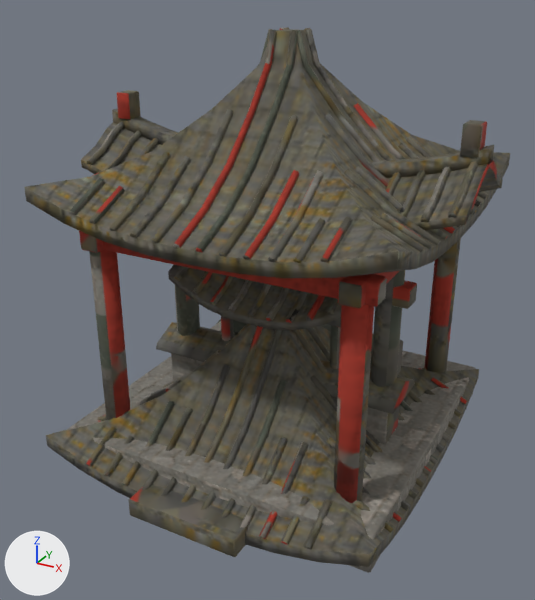
What one commit did to the glTF model public/models/kits/WoodlandTemple.gltf.
One viewpoint serves both versions: a 50 mm camera at (5.93, -11.28, 8.51) aimed at (-0.04, -0.41, 3.08). The lights are fixed; the arrows at lower left show +X, +Y and +Z. The picture after the commit comes second. Where no turn or scale is listed for an object, it has been applied to the vertices. Vertices at exactly the same position are counted once.

The first picture shows 'bellFrame', 'gate', 'pagodaRoof', 'pavilion', 'wall' and 1 more.
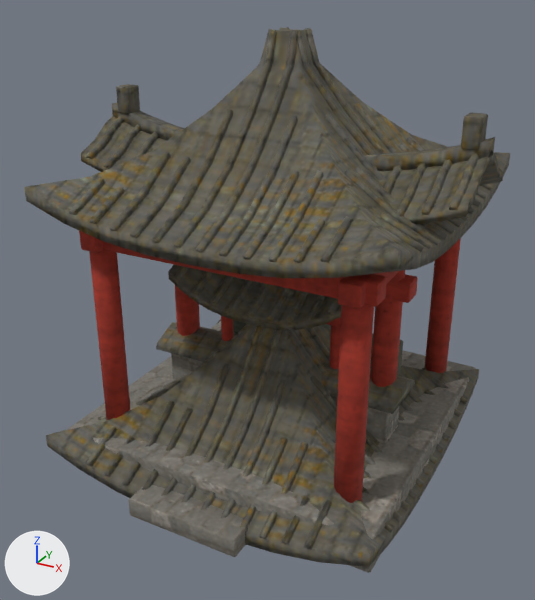
Edits to the bpy script that builds the scene:
```text
Change me_gate:
    used by ob_gate; location = (0.0, 0.0, 3.25)
    remove me_gate.from_pydata(...)  # 1084 vertices, 2052 faces; spans x -3.54..3.54, y -1.15..1.15, z -3.25..3.25
    add me_gate.from_pydata(...)  # 1084 vertices, 2052 faces; spans x -3.54..3.54, y -1.15..1.15, z -3.31..3.31
    me_gate part 1: the loose piece of 26 vertices spanning x -2.36..-1.89, y -0.24..0.24, z -2.6..1.41 is scaled about its middle by (1, 1, 1.03)
    me_gate part 2: the loose piece of 26 vertices spanning x 1.89..2.36, y -0.24..0.24, z -2.6..1.41 is scaled about its middle by (1, 1, 1.03)
    me_gate part 3: the loose piece of 182 vertices spanning x -3.54..3.54, y -1.12..1.12, z 1.49..2.75 is moved by (0.0, 0.0, 0.06)
    me_gate part 4: the loose piece of 35 vertices spanning x -3.4..-3.28, y -1.15..1.15, z 2.06..2.77 is moved by (0.0, 0.0, 0.06)
    me_gate part 5: the loose piece of 35 vertices spanning x -3.0..-2.88, y -1.15..1.15, z 1.93..2.64 is moved by (0.0, 0.0, 0.06)
    me_gate part 6: the loose piece of 35 vertices spanning x -2.61..-2.49, y -1.15..1.15, z 1.84..2.55 is moved by (0.0, 0.0, 0.06)
    me_gate part 7: the loose piece of 35 vertices spanning x 2.11..2.23, y -1.15..1.15, z 1.76..2.47 is moved by (0.0, 0.0, 0.06)
    me_gate part 8: the loose piece of 35 vertices spanning x 2.5..2.62, y -1.15..1.15, z 1.84..2.55 is moved by (0.0, 0.0, 0.06)
    me_gate part 9: the loose piece of 35 vertices spanning x 2.9..3.01, y -1.15..1.15, z 1.93..2.64 is moved by (0.0, 0.0, 0.06)
    me_gate part 10: the loose piece of 35 vertices spanning x 3.29..3.41, y -1.15..1.15, z 2.06..2.77 is moved by (0.0, 0.0, 0.06)
    me_gate part 11: 124 of 1084 vertices moved; they spanned x -3.54..3.54, y -0.18..0.18, z 0.47..3.25 and now span x -3.54..3.54, y -0.18..0.18, z 0.52..3.31; mean shift (0.0, 0.0, 0.06); largest move (0.74, 0.09, 0.47) -> (-0.74, -0.09, 1.23)
    me_gate part 12: 24 of 1084 vertices moved; they spanned x -2.54..2.54, y -0.2..0.2, z 0.11..0.47 and now span x -2.54..2.54, y -0.2..0.2, z 0.17..0.52; mean shift (0.0, 0.0, 0.06); largest move (-2.54, 0.18, 0.44) -> (2.54, -0.18, 0.19)
    other edits to the shape of me_gate do not show in these pictures
Change me_pavilion:
    where me_pavilion.from_pydata(...)  # 1296 vertices, 2352 faces; spans x -3.21..3.21, y -3.49..3.49, z -3.85..3.85
    used by ob_pavilion; location = (0.0, 0.0, 3.85)
    me_pavilion part 13: texture (UV) coordinates of 1966 of 2352 faces, centred in x -3.19..3.19, y -3.49..3.47, z -3.85..3.84, changed; they spanned u 0.0..0.99, v 0.0..0.99 and now span u 0.0..0.99, v 0.0..0.99
Change ob_gate:
    ob_gate.location: (0.0, 0.0, 3.25) -> (0.0, 0.0, 3.31)
```

Changed parts and their boxes (x1, y1, x2, y2) in the pictures (535 x 600 px; the box of a moved part takes in the faces that stretch with it):
'gate', reshaped, moved
    before: (81, 90, 503, 387)
    after: (80, 84, 503, 387)
part 1 of me_gate, moved or reshaped
    both: (175, 285, 200, 336)
part 2 of me_gate, moved or reshaped
    both: (371, 270, 405, 387)
part 3 of me_gate, moved or reshaped
    before: (81, 122, 503, 231)
    after: (80, 116, 503, 225)
part 4 of me_gate, moved or reshaped
    before: (86, 122, 124, 165)
    after: (86, 116, 124, 159)
part 5 of me_gate, moved or reshaped
    before: (104, 131, 141, 171)
    after: (103, 125, 141, 168)
part 6 of me_gate, moved or reshaped (mostly hidden)
    before: (140, 138, 158, 156)
    after: (135, 132, 158, 158)
part 7 of me_gate, moved or reshaped (mostly hidden)
    before: (386, 172, 401, 196)
    after: (384, 165, 402, 198)
part 8 of me_gate, moved or reshaped
    before: (399, 170, 426, 217)
    after: (395, 163, 426, 217)
part 9 of me_gate, moved or reshaped
    before: (421, 167, 451, 222)
    after: (421, 159, 452, 215)
part 10 of me_gate, moved or reshaped
    before: (448, 161, 478, 218)
    after: (449, 154, 479, 210)
part 11 of me_gate, moved or reshaped
    before: (112, 90, 494, 178)
    after: (112, 84, 495, 171)
part 12 of me_gate, moved or reshaped
    before: (392, 280, 417, 309)
    after: (392, 274, 418, 303)
part 13 of me_pavilion, surface changed
    both: (25, 28, 504, 557)
